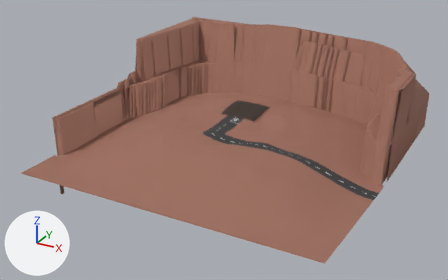
Two versions of the OBJ model models/scene/ground/ground.obj, one commit apart.
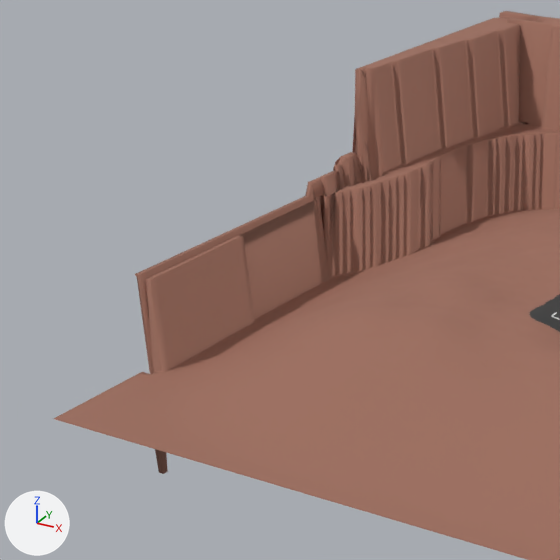
Each version is shown whole from a 50 mm camera at (217.0, -423.0, 205.0) aimed at (-11.0, -9.0, -2.0), then close up on the part from 0% to 48% of the width and 4% to 81% of the height. Arrows for +X, +Y and +Z are at lower left; the lights stay in place. Where no turn or scale is listed for an object, it has been applied to the vertices. Vertices at the same position are counted once.

Before the edit, the objects in view are built like this:
```python
me_landscape = bpy.data.meshes.new('Landscape')
me_landscape.from_pydata(...)  # 16828 vertices, 16329 faces, 1 loose edge; spans x -128.0..126.0, y -125.0..134.0, z -47.0..70.0
# faces by material slot: [15217, 256, 747, 109]
me_landscape.materials.append(mat_wüste)  # brown #9d6e5e
me_landscape.materials.append(mat_gebäudeuntergrund)  # brown #3a2e27
me_landscape.materials.append(mat_straßenteer)  # black #3d3d3d
me_landscape.materials.append(mat_straßenstreifen)  # white #e7e7e7
ob_landscape = bpy.data.objects.new('Landscape', me_landscape)
ob_landscape.location = (0.0, 0.0, 0.0)
```
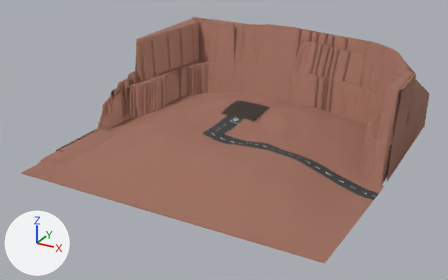
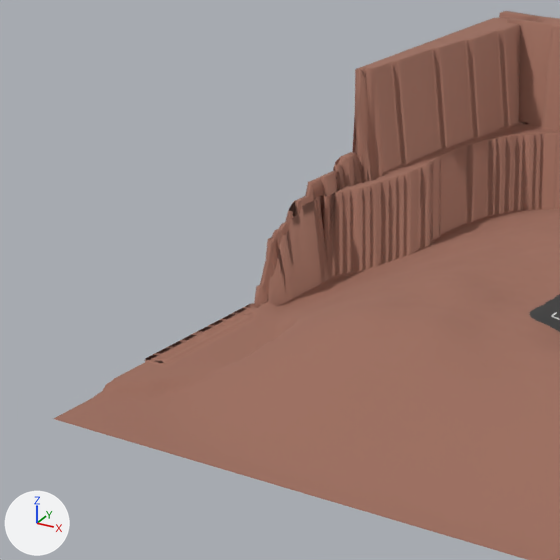
What differs and where, as boxes [x1, y1, x2, y2] in the close-ups (560 x 560 px; the box of a moved part takes in the faces that stretch with it):
part 1 of me_landscape, moved or reshaped
    before: [93, 147, 368, 474]
    after: [93, 147, 368, 400]

Patch to the scene script:
```diff
--- a/models/scene/ground/ground.obj.py
+++ b/models/scene/ground/ground.obj.py
@@ me_landscape @@
 # used by ob_landscape; location = (0.0, 0.0, 0.0)
-me_landscape.from_pydata(...)  # 16828 vertices, 16329 faces, 1 loose edge; spans x -128.0..126.0, y -125.0..134.0, z -47.0..70.0
+me_landscape.from_pydata(...)  # 16836 vertices, 16331 faces, 1 loose edge; spans x -128.0..126.0, y -125.0..134.0, z -12.0..70.0
+# me_landscape part 1: 552 vertices moved from x -128.0..-94.0, y -107.0..26.0, z -47.0..21.0 to x -128.0..-94.0, y -107.0..26.0, z -11.0..21.0; 47 vertices removed from x -128.0..-122.0, y -84.0..-5.0, z -47.0..21.0; 55 vertices added at x -128.0..-122.0, y -85.0..-5.0, z -7.0..19.0
 me_landscape.materials.append(mat_wüste)
```
